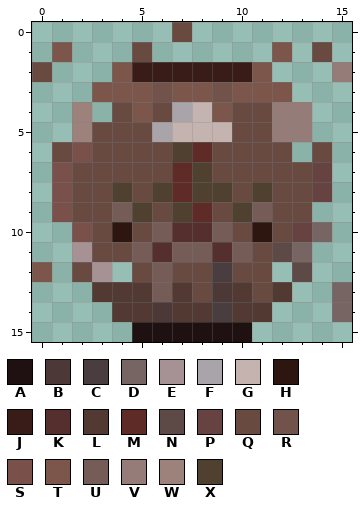
Pixel-art sprite -- Objects/NavajoPot.png. The first picture shows the starting point.
The file is 16x16 pixels. Colours within 5 levels of each other are drawn and written as one.
Palette (. is transparent): A #1f1111  B #4c3837  C #493d3f  D #766563  E #a69294  F #a9a3aa  G #c5b3b0  H #2d1510  J #391c17  K #552e2e  L #523931  M #5e2b26  N #5d4945  P #664340  Q #694a40  R #71534b  S #7a504a  T #7c564a  U #765c57  V #967c78  W #9d827b  X #50402f
Pixels before, first column x 0:
 0 .......Q........
 1 .T...Q......T.Q.
 2 Q...TJJJJJJT...V
 3 ...TTTRTTRTTT...
 4 ..W.QTQFGTQQVV..
 5 ..WQQQFGGGQQVV..
 6 .QSQQQQXMQQQQ.Q.
 7 .SQQQQQMXQQQQQP.
 8 .SQQXQXMXXQXQQP.
 9 .SQQUXQXMQXUQQ..
10 ..SQHQUKKUQHQPD.
11 ..EQQUKUUKUQND..
12 T.QE.QUQQCQQ.N..
13 ...LLLULQBLQL..D
14 ....LLBLLCLL...D
15 .....AAAAAA.....
The same view after the edit:
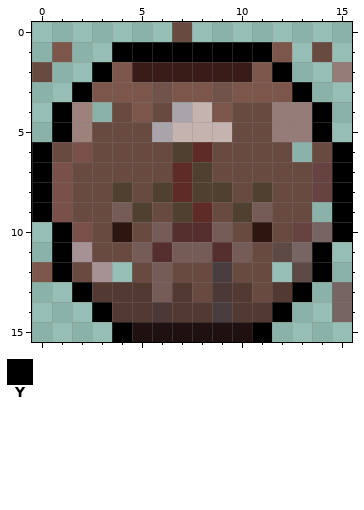
Colours new in this view: Y #000000
From old to new:
{"y":1,"x":4,"old":".Q......","new":"YYYYYYYY"}
{"y":2,"x":3,"old":".","new":"Y"}
{"y":2,"x":12,"old":".","new":"Y"}
{"y":3,"x":2,"old":".","new":"Y"}
{"y":3,"x":13,"old":".","new":"Y"}
{"y":4,"x":1,"old":".","new":"Y"}
{"y":4,"x":14,"old":".","new":"Y"}
{"y":5,"x":1,"old":".","new":"Y"}
{"y":5,"x":14,"old":".","new":"Y"}
{"y":6,"x":0,"old":".","new":"Y"}
{"y":6,"x":15,"old":".","new":"Y"}
{"y":7,"x":0,"old":".","new":"Y"}
{"y":7,"x":15,"old":".","new":"Y"}
{"y":8,"x":0,"old":".","new":"Y"}
{"y":8,"x":15,"old":".","new":"Y"}
{"y":9,"x":0,"old":".","new":"Y"}
{"y":9,"x":15,"old":".","new":"Y"}
{"y":10,"x":1,"old":".","new":"Y"}
{"y":10,"x":15,"old":".","new":"Y"}
{"y":11,"x":1,"old":".","new":"Y"}
{"y":11,"x":14,"old":".","new":"Y"}
{"y":12,"x":1,"old":".","new":"Y"}
{"y":12,"x":14,"old":".","new":"Y"}
{"y":13,"x":2,"old":".","new":"Y"}
{"y":13,"x":13,"old":".","new":"Y"}
{"y":14,"x":3,"old":".","new":"Y"}
{"y":14,"x":12,"old":".","new":"Y"}
{"y":15,"x":4,"old":".","new":"Y"}
{"y":15,"x":11,"old":".","new":"Y"}
{"label":"changed","picture_box":[32,42,352,342]}
